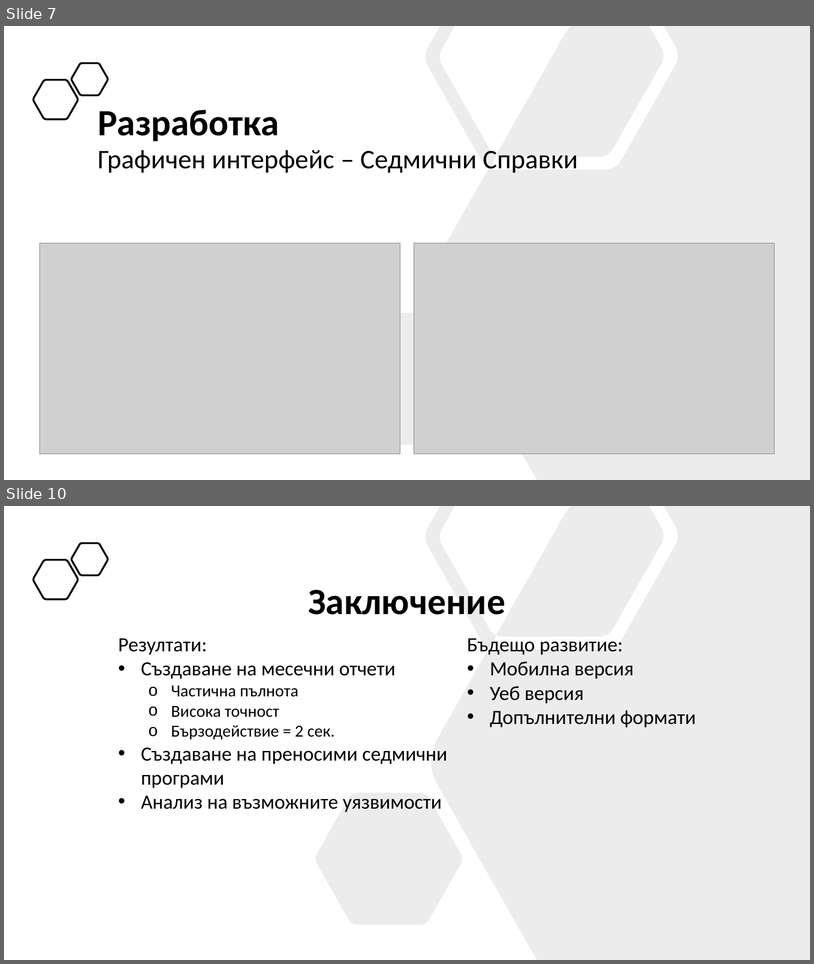
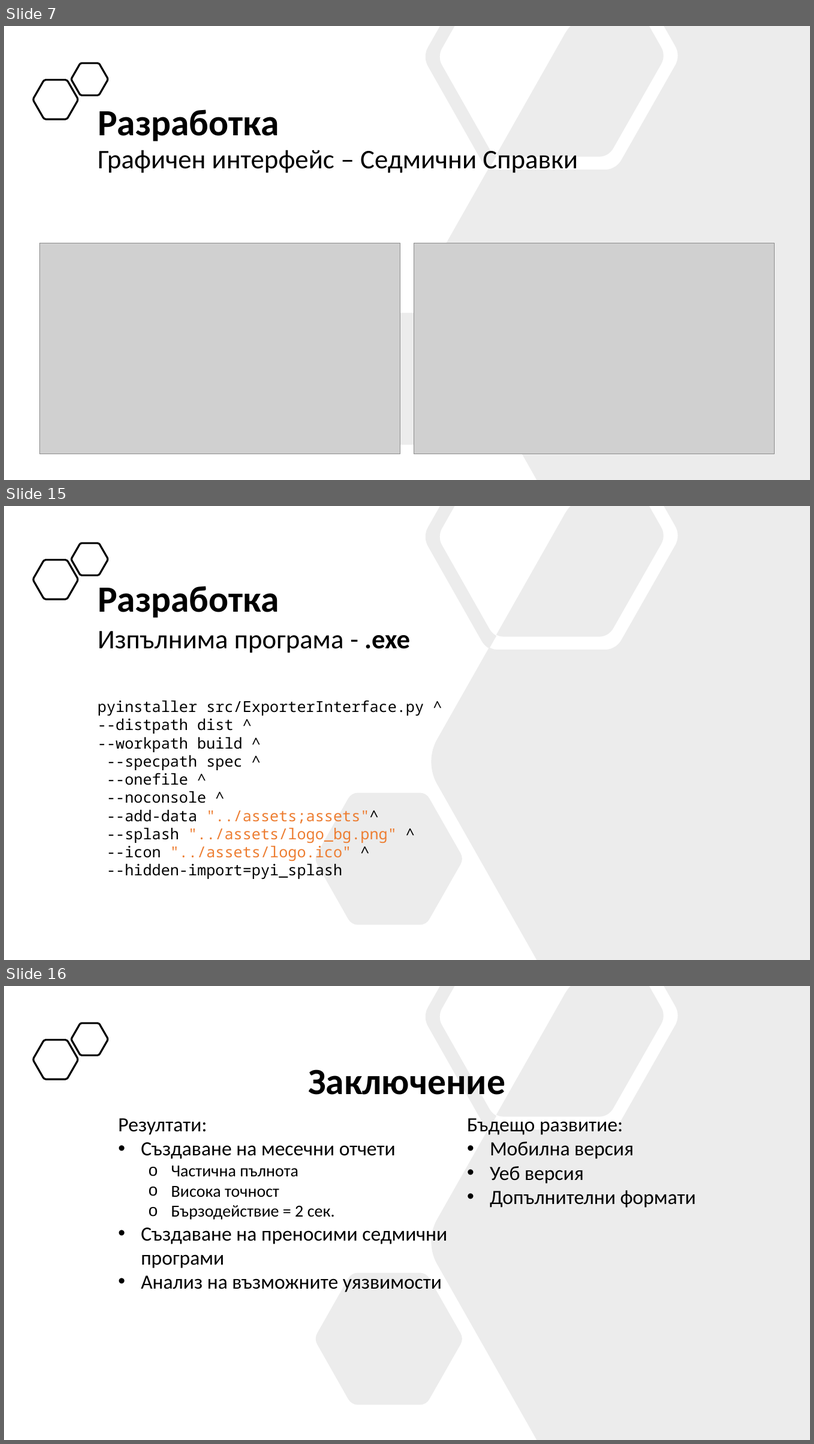
Before and after one commit to nikolaizhnikolov/NVNA-Schedule-Exporter, a slide deck: docs/Дипломна_Работа_62620113.pptx. Shown one above the other, each under a label of ours: slides 7 and 10 before the commit, slides 7, 15 and 16 after it; the slides between them are not shown. The pictures are 814x964 and 814x1444 pixels, drawn with LibreOffice and Linux fonts; fonts in the diff are those of the drawing; grey boxes stand for pictures. Boxes give left, top, right and bottom in pixels: in the first picture for what was removed or moved away, otherwise in the second. Text is boxed around its words. In the diff, an @@ line names an element or a change of style, - is before the commit and + after.

```diff
--- a/docs/Дипломна_Работа_62620113.pptx
+++ b/docs/Дипломна_Работа_62620113.pptx
@@ slide 15 added at [4,506,810,960], background #FFFFFF @@
@@ freeform shape added at [316,506,810,960], fill #808080 at 15% opacity @@
@@ freeform shape added at [72,543,108,575], outline #000000 2.25 pt @@
@@ freeform shape added at [33,560,78,599], outline #000000 2.25 pt @@
@@ text added at [98,586,279,618], 44 pt, text #000000, bold @@
+Разработка
@@ text added at [98,631,410,653], 32 pt, text #000000 @@
+Изпълнима програма - .exe
@@ text added at [98,700,424,879], 18 pt, text #000000 @@
+pyinstaller src/ExporterInterface.py ^
+--distpath dist ^
+--workpath build ^
+--specpath spec ^
+--onefile ^
+--noconsole ^
+--add-data "../assets;assets"^
+--splash "../assets/logo_bg.png" ^
+--icon "../assets/logo.ico" ^
+--hidden-import=pyi_splash
@@ what was slide 10 is now slide 16 @@
```
Also in this commit, not shown: 1 slide changed, 7 other slides added, 2 slides removed, 1 other file.
